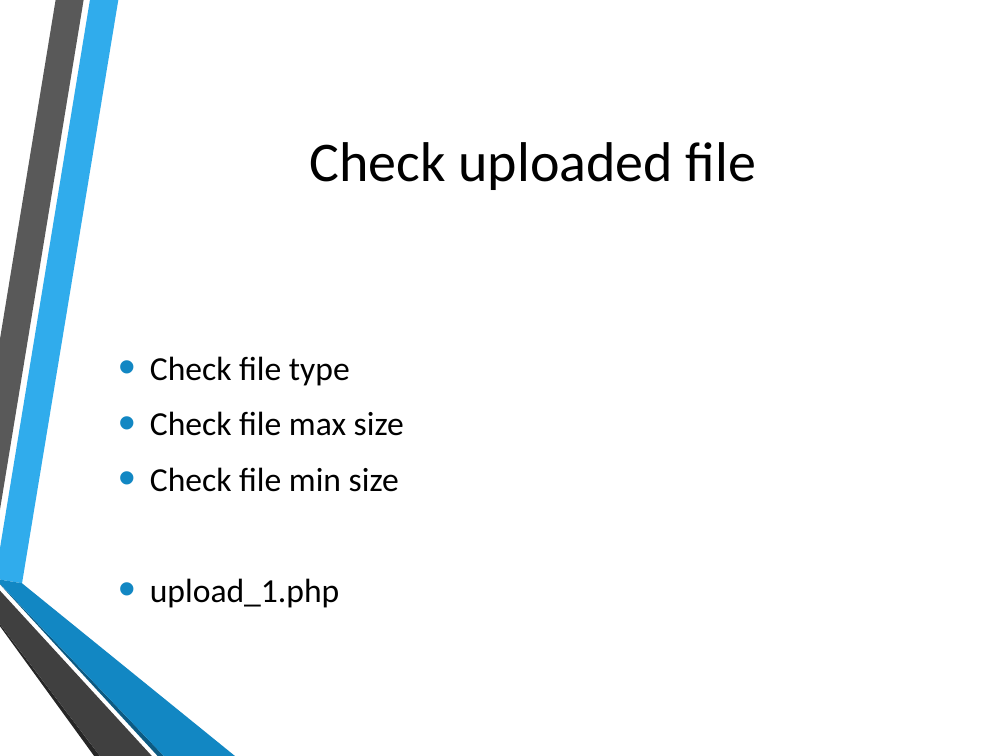
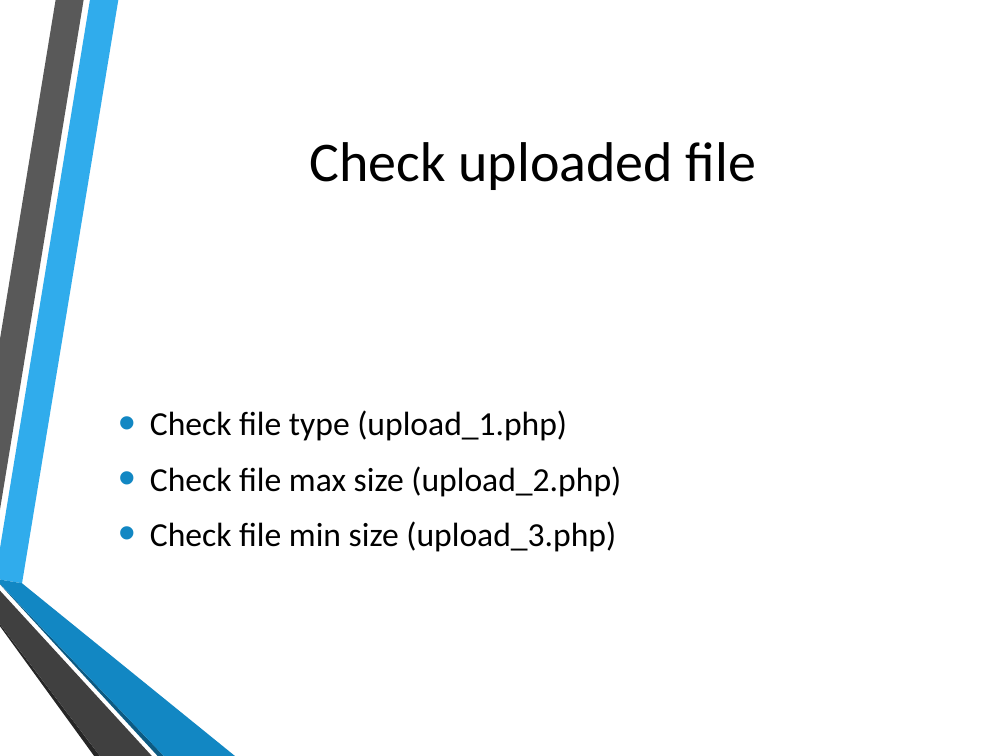
Before and after one commit to hatted/fevaworks-php, a slide deck: slide 19 of php-fw6/lesson6.pptx (slide 20 before the commit). Drawn at 1008x756 pixels with LibreOffice and Linux fonts; fonts in the diff are those of the drawing; background and template pictures are left out. Boxes give left, top, right and bottom in pixels: in the first picture for what was removed or moved away, otherwise in the second. Text is boxed around its words. In the diff, an @@ line names an element or a change of style, - is before the commit and + after.

```diff
--- a/php-fw6/lesson6.pptx
+++ b/php-fw6/lesson6.pptx
@@ text at (150,410,621,552): text changed @@
-• Check file type
-• Check file max size
-• Check file min size
-• upload_1.php
+• Check file type (upload_1.php)
+• Check file max size (upload_2.php)
+• Check file min size (upload_3.php)
```
Also in this commit, not shown: 3 other slides changed, 4 slides added, 1 slide removed, 15 other files.
